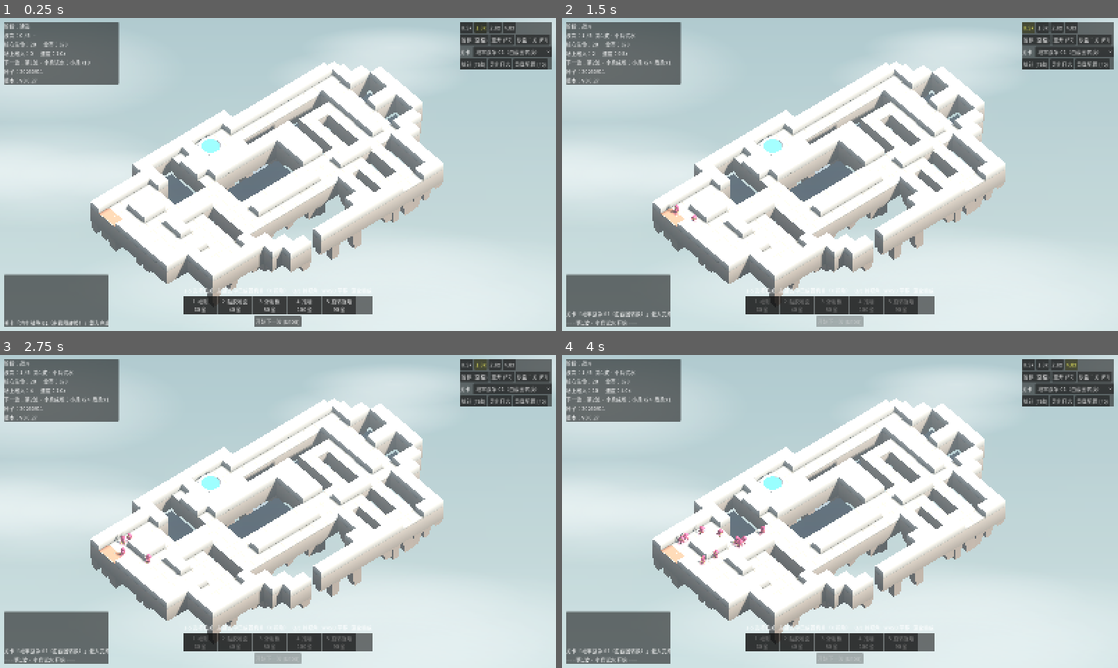
Above: before the commit, frames 1-4 (two rows, left to right).
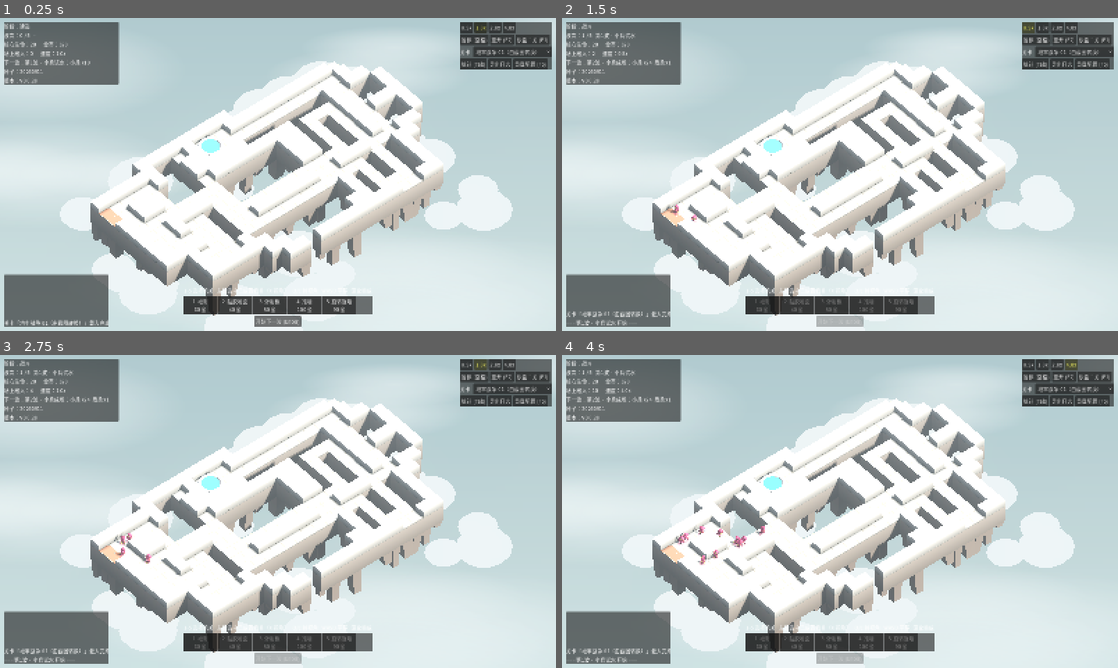
Above: after the commit, the same moments.

Repository: Autinhorse/HumanMustDie
Game: Godot game, scene res://scenes/main.tscn
The game is run twice, just before and just after one commit, with the same random seed, the same clock (stepped at 60 frames per second) and the same inputs.
Inputs:
- Up to frame 1 (0.25 s): no input
- Up to frame 2 (1.5 s): click "开始下一波 (Enter)" at 0.5 s; click "0.5x" at 1.25 s
- Up to frame 3 (2.75 s): click "1.0x" at 2 s
- Up to frame 4 (4 s): click "2.0x" at 2.75 s; click "4.0x" at 3.5 s

The runs differ from the first frame. In frame 1, 6.4% of the frame differs, in the area x 6-93%, y 13-100%; in frame 2, 6.4%; in frame 3, 6.4%; in frame 4, 6.4%.

Commit message:
v0.0.28 坑底改成"岩体延伸 + 云遮挡"，去掉那块暗底板
上一版给坑垫了一块暗面，很假。参考图的逻辑是岩体一直往下延伸、再往下被云
挡住 —— 坑壁本来就是相邻格子的岩体，所以根本不需要为坑做特殊处理，只要在
岛下方铺一层云就行，坑里和岛缘看到的都是它。

- 去掉 void_pit 的暗底板和坑内雾团，换成 under_clouds：岛的投影范围内
  （含一圈外扩）铺 42 团压扁的云，y 在 -9.5 上下浮动
- 岩体加长（solid_depth 2.6 -> 3.0，edge_depth 最长 3.6 -> 5.2），让它能
  扎进云层里，而不是悬在半空中断掉

Co-Authored-By: Claude Opus 5 (1M context) <noreply@anthropic.com>
Claude-Session: https://claude.ai/code/session_01VCzWxNk1LcyQr5pasXVQW6

Diff:
--- a/data/art.json
+++ b/data/art.json
@@ -26,9 +26,9 @@
   "rock": {
     "_comment": "岛底岩柱：程序化生成，跟着地图走。同种子同地图=同一座岛",
     "seed": 20260911,
-    "solid_depth": 2.6,
-    "edge_depth_min": 1.0,
-    "edge_depth_max": 3.6,
+    "solid_depth": 3.0,
+    "edge_depth_min": 1.6,
+    "edge_depth_max": 5.2,
     "edge_long_chance": 0.55,
     "inner_depth_min": 0.4,
     "inner_depth_max": 1.2,
@@ -84,16 +84,18 @@
     "marker_radius_mul": 1.5
   },
 
-  "void_pit": {
-    "_comment": "被岛围住的空地格底下补一层暗面，坑才有深度；否则从洞里看到的是天空，像挖了个洞。岛外的空地不画，保持悬浮感。",
+  "under_clouds": {
+    "_comment": "岛下方铺一层云。坑里看到的应该是岩体一直往下延伸、再往下被云挡住，而不是一块暗底板。云铺在岛的投影范围内（含一圈外扩），所以从坑里和岛缘都看得到。",
     "enabled": true,
-    "depth": 3.4,
-    "color": "#2B3540",
-    "clouds": 8,
-    "cloud_color": "#9FB2BD",
-    "cloud_y_min": -9.0,
-    "cloud_y_max": -4.0,
-    "cloud_radius": 1.8
+    "count": 42,
+    "y_center": -9.5,
+    "y_spread": 2.6,
+    "radius_min": 2.6,
+    "radius_max": 5.2,
+    "flatten": 0.28,
+    "margin": 2.0,
+    "color": "#DCE6E8",
+    "alpha": 1.0
   },
 
   "core_fx": {
--- a/project.godot
+++ b/project.godot
@@ -11,7 +11,7 @@
 [application]
 
 config/name="HumanMustDie - Prototype A"
-config/version="0.0.27"
+config/version="0.0.28"
 config/description="机关塔防灰盒原型：固定走廊 + 5 种机关 + 小/中/重三类物理敌人"
 run/main_scene="res://scenes/main.tscn"
 config/features=PackedStringArray("4.7", "Forward Plus")
--- a/scripts/view/board_view.gd
+++ b/scripts/view/board_view.gd
@@ -121,7 +121,7 @@
 	add_child(_board)
 
 	_build_core(pal)
-	_build_void_pit()
+	_build_under_clouds()
 
 # ---------------------------------------------------------------- 构件
 
@@ -279,64 +279,49 @@
 		st.set_color(Color(color.r * f, color.g * f, color.b * f, color.a))
 		st.add_vertex(pts[k])
 
-## 被岛围住的空地格底下补一层暗面 —— 否则从坑里看到的是天空，像"挖了个洞"。
-## 岛外的空地不画，悬浮感要留着。
-func _build_void_pit() -> void:
-	var cfg: Dictionary = Cfg.art.get("void_pit", {})
+## 岛下方铺一层云。参考图里坑底不是一块暗板，而是岩体一直往下延伸、
+## 再往下被云挡住 —— 所以这里只铺云，让岩体自己去当"坑壁"。
+func _build_under_clouds() -> void:
+	var cfg: Dictionary = Cfg.art.get("under_clouds", {})
 	if not bool(cfg.get("enabled", true)):
-		return
-	var inner := _enclosed_void_cells()
-	if inner.is_empty():
-		return
-	var depth := float(cfg.get("depth", 7.0))
-
-	var st := SurfaceTool.new()
-	st.begin(Mesh.PRIMITIVE_TRIANGLES)
-	st.set_smooth_group(-1)
-	var col := _col(Cfg.art.get("void_pit", {}), "color", Color(0.24, 0.29, 0.33))
-	for c in inner:
-		var p := grid.cell_center(c)
-		_top_quad(st, Vector3(p.x, -depth, p.z), _cs, 0.0, col)
-	st.generate_normals()
-	var pit := MeshInstance3D.new()
-	pit.name = "VoidPit"
-	pit.mesh = st.commit()
-	var m := StandardMaterial3D.new()
-	m.vertex_color_use_as_albedo = true
-	m.vertex_color_is_srgb = true
-	m.shading_mode = BaseMaterial3D.SHADING_MODE_UNSHADED
-	pit.material_override = m
-	pit.cast_shadow = GeometryInstance3D.SHADOW_CASTING_SETTING_OFF
-	add_child(pit)
-
-	# 坑里飘几团雾，遮住"平底"的感觉
-	var n := int(cfg.get("clouds", 8))
-	if n <= 0:
 		return
 	var rng := RandomNumberGenerator.new()
 	rng.seed = int(Cfg.art.get("rock", {}).get("seed", 20260911)) + 91
-	var cmat := StandardMaterial3D.new()
-	cmat.albedo_color = _col(cfg, "cloud_color", Color(0.62, 0.70, 0.74))
-	cmat.shading_mode = BaseMaterial3D.SHADING_MODE_UNSHADED
-	cmat.transparency = BaseMaterial3D.TRANSPARENCY_ALPHA
-	for i in n:
-		var c: Vector2i = inner[rng.randi_range(0, inner.size() - 1)]
+
+	var mat := StandardMaterial3D.new()
+	var c := _col(cfg, "color", Color(0.86, 0.90, 0.91))
+	var alpha := float(cfg.get("alpha", 1.0))
+	mat.albedo_color = Color(c.r, c.g, c.b, alpha)
+	mat.shading_mode = BaseMaterial3D.SHADING_MODE_UNSHADED
+	if alpha < 0.999:
+		mat.transparency = BaseMaterial3D.TRANSPARENCY_ALPHA
+
+	var root := Node3D.new()
+	root.name = "UnderClouds"
+	add_child(root)
+
+	var margin := float(cfg.get("margin", 2.0)) * _cs
+	var w: float = float(grid.w) * _cs
+	var h: float = float(grid.h) * _cs
+	var yc := float(cfg.get("y_center", -9.5))
+	var ys := float(cfg.get("y_spread", 2.6))
+	for i in int(cfg.get("count", 42)):
 		var mi := MeshInstance3D.new()
 		var sp := SphereMesh.new()
-		var r := float(cfg.get("cloud_radius", 2.6)) * rng.randf_range(0.7, 1.3)
+		var r := rng.randf_range(float(cfg.get("radius_min", 2.6)), float(cfg.get("radius_max", 5.2)))
 		sp.radius = r
 		sp.height = r * 2.0
-		sp.radial_segments = 10
-		sp.rings = 5
+		sp.radial_segments = 14
+		sp.rings = 7
 		mi.mesh = sp
-		mi.material_override = cmat
+		mi.material_override = mat
 		mi.cast_shadow = GeometryInstance3D.SHADOW_CASTING_SETTING_OFF
-		var p := grid.cell_center(c)
-		mi.position = Vector3(p.x + rng.randf_range(-1.0, 1.0),
-			rng.randf_range(float(cfg.get("cloud_y_min", -16.0)), float(cfg.get("cloud_y_max", -6.0))),
-			p.z + rng.randf_range(-1.0, 1.0))
-		mi.scale = Vector3(1.0, 0.35, 1.0)
-		add_child(mi)
+		mi.position = Vector3(
+			rng.randf_range(-margin, w + margin),
+			yc + rng.randf_range(-ys, ys),
+			rng.randf_range(-margin, h + margin))
+		mi.scale = Vector3(1.0, float(cfg.get("flatten", 0.28)), 1.0)
+		root.add_child(mi)
 
 ## 从地图边缘往里灌水，灌不到的空地格就是被岛围住的坑
 func _enclosed_void_cells() -> Array[Vector2i]:
Binary file added: 2fe93aeb-187f-4759-ba60-d804cf897cca.png
Not shown, changed: docs/原型A_运行与实现说明.md
